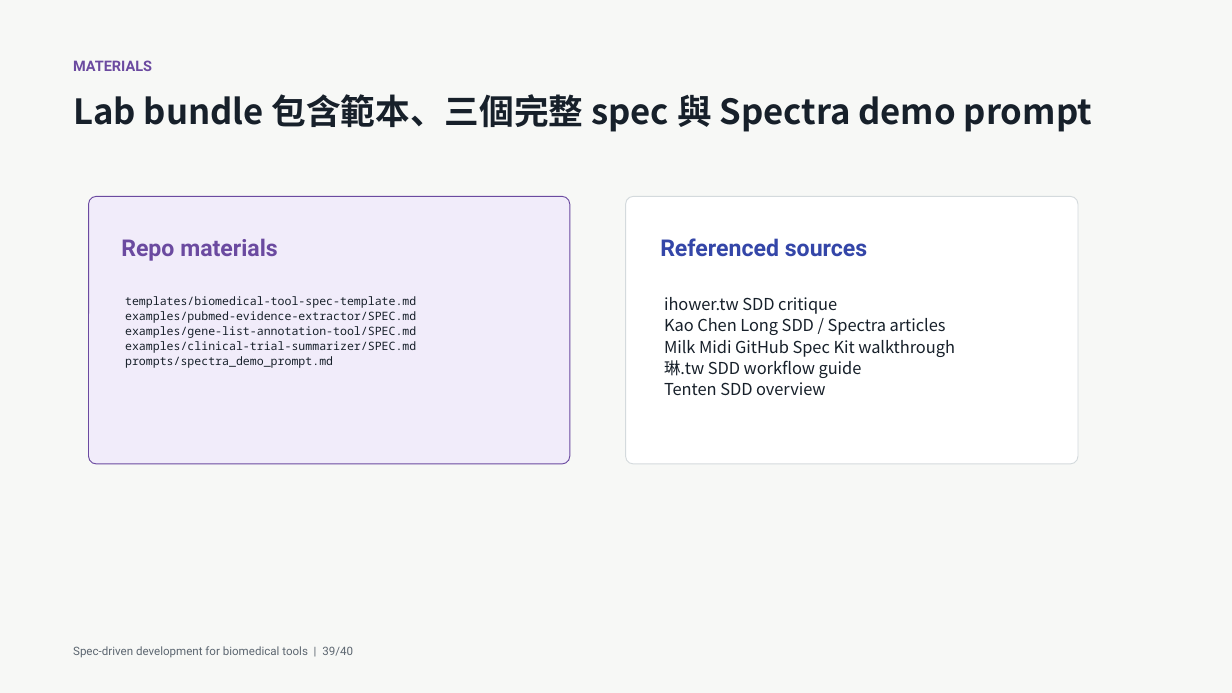
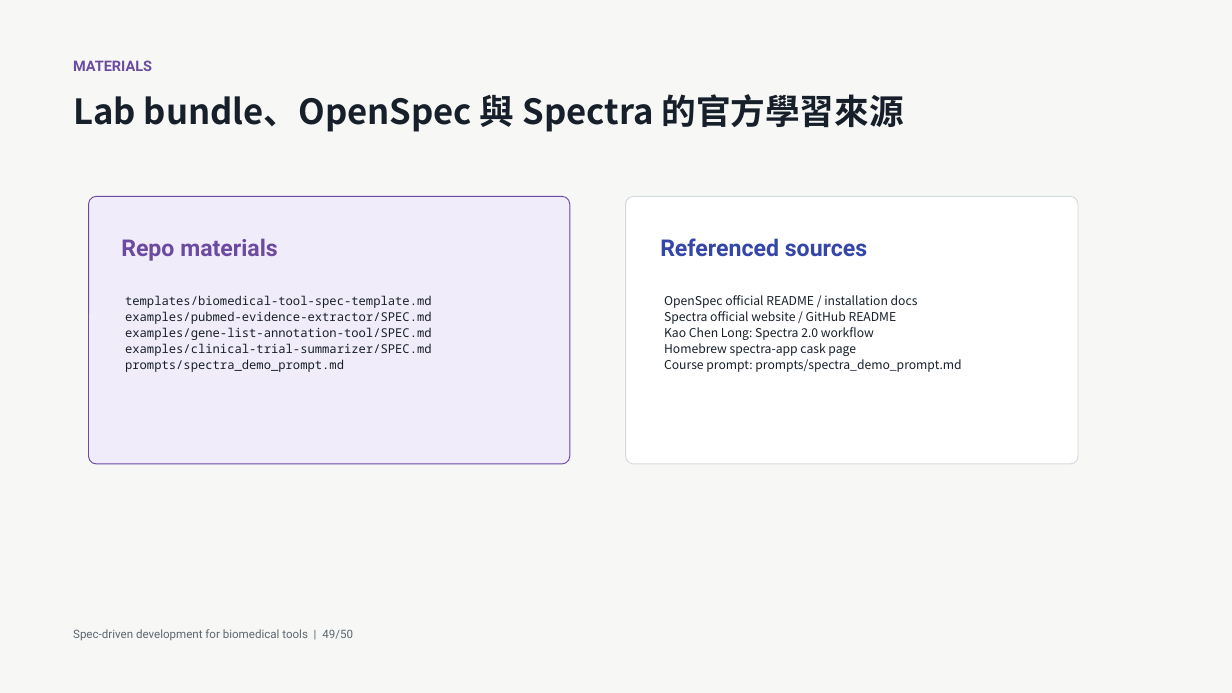
Before and after one commit to godkin1211/LLM_applications_on_BioMedicalData, a slide deck: slide 49 of slides/lesson-08-spec-driven-development-biomedical-tools.pptx (slide 39 before the commit). Drawn at 1232x693 pixels with LibreOffice and Linux fonts; fonts in the diff are those of the drawing. Boxes give left, top, right and bottom in pixels: in the first picture for what was removed or moved away, otherwise in the second. Text is boxed around its words. In the diff, an @@ line names an element or a change of style, - is before the commit and + after.

Commit message:
Expand Spectra demo in Lesson 08

```diff
--- a/slides/lesson-08-spec-driven-development-biomedical-tools.pptx
+++ b/slides/lesson-08-spec-driven-development-biomedical-tools.pptx
@@ text at bbox=[73, 94, 904, 132]: text changed @@
-Lab bundle 包含範本、三個完整 spec 與 Spectra demo prompt
+Lab bundle、OpenSpec 與 Spectra 的官方學習來源
@@ text "templates/biomedical-tool-spec-template.md" at bbox=[125, 295, 432, 372]: size 9 to 9.5 pt @@
@@ text at bbox=[664, 295, 961, 372]: text changed; size 12.8 to 9.5 pt @@
-ihower.tw SDD critique
-Kao Chen Long SDD / Spectra articles
-Milk Midi GitHub Spec Kit walkthrough
-琳.tw SDD workflow guide
-Tenten SDD overview
+OpenSpec official README / installation docs
+Spectra official website / GitHub README
+Kao Chen Long: Spectra 2.0 workflow
+Homebrew spectra-app cask page
+Course prompt: prompts/spectra_demo_prompt.md
@@ text at bbox=[73, 629, 353, 641]: text changed @@
-Spec-driven development for biomedical tools | 39/40
+Spec-driven development for biomedical tools | 49/50
```
Also in this commit, not shown: 37 other slides changed, 12 slides added, 2 slides removed, 2 other files.
